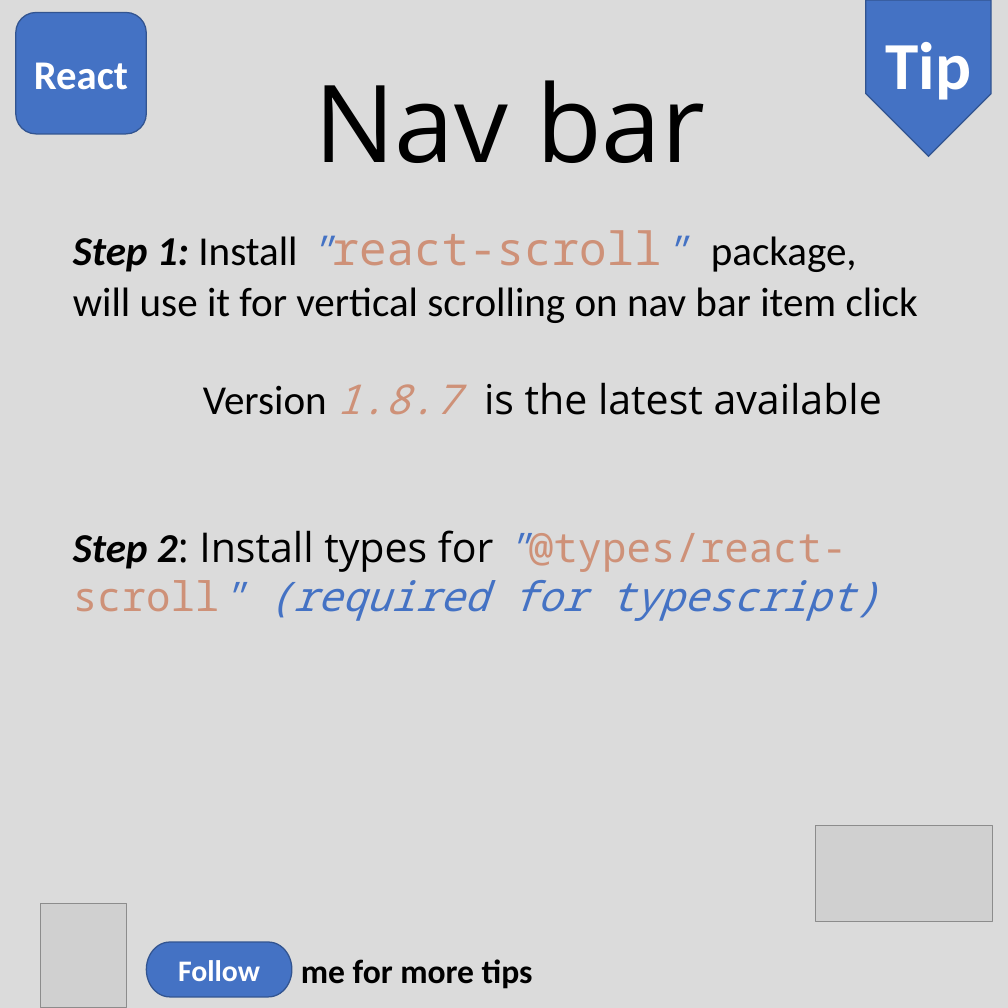
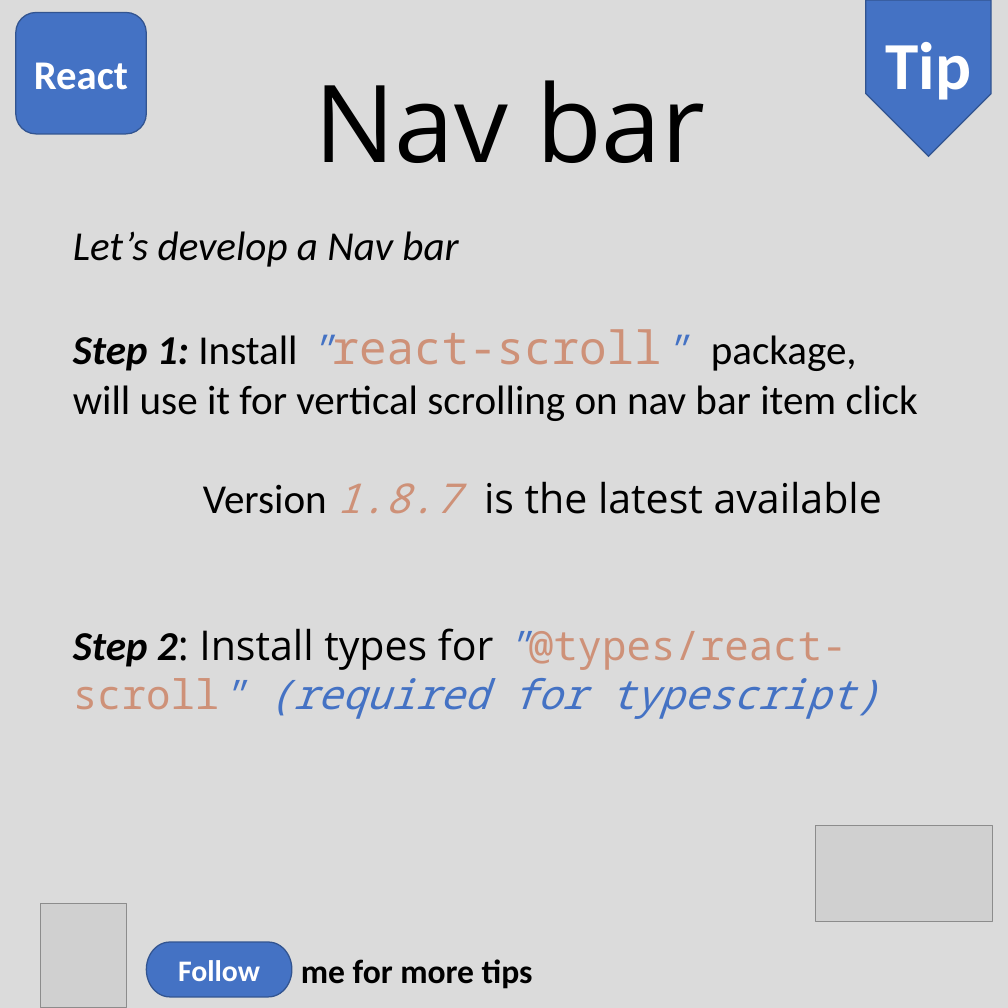
Before and after one commit to asadhasnain/tips, a slide deck: slide 2 of React/nav-bar/Nav-bar.pptx. Drawn at 1008x1008 pixels with LibreOffice and Linux fonts; fonts in the diff are those of the drawing; grey boxes stand for pictures. Boxes give left, top, right and bottom in pixels: in the first picture for what was removed or moved away, otherwise in the second. Text is boxed around its words. In the diff, an @@ line names an element or a change of style, - is before the commit and + after.

```diff
--- a/React/nav-bar/Nav-bar.pptx
+++ b/React/nav-bar/Nav-bar.pptx
@@ text at bbox=[73, 231, 458, 267]: paragraph added @@
+Let’s develop a Nav bar
```
Also in this commit, not shown: 7 other slides changed, 2 other files.
